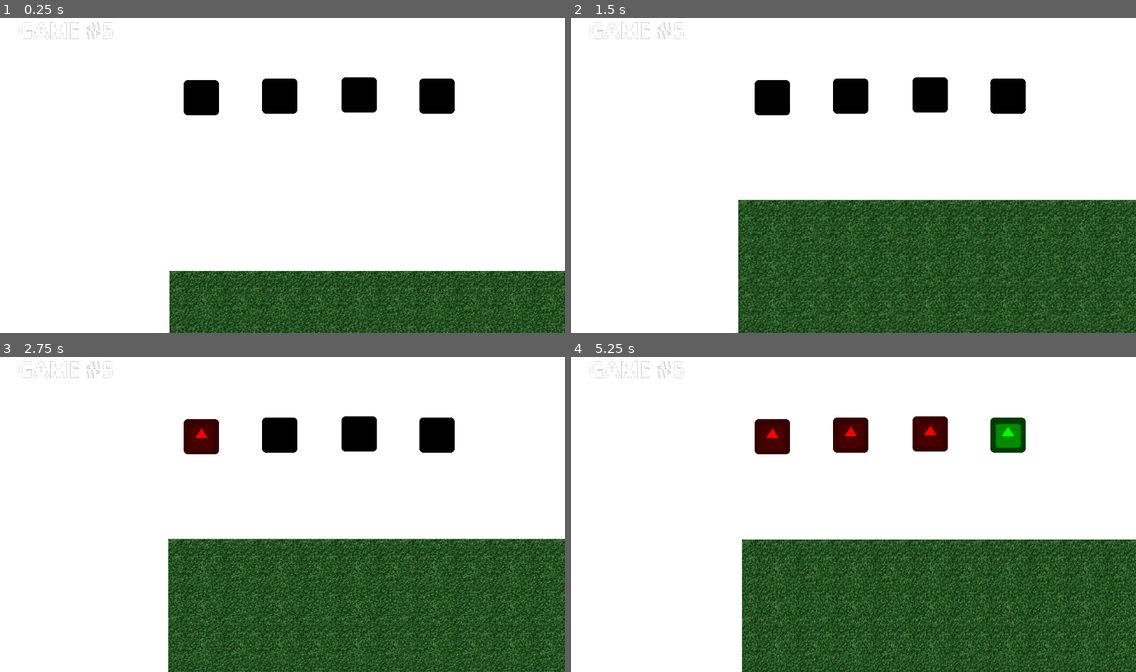
Above: before the commit, frames 1-4 (two rows, left to right).
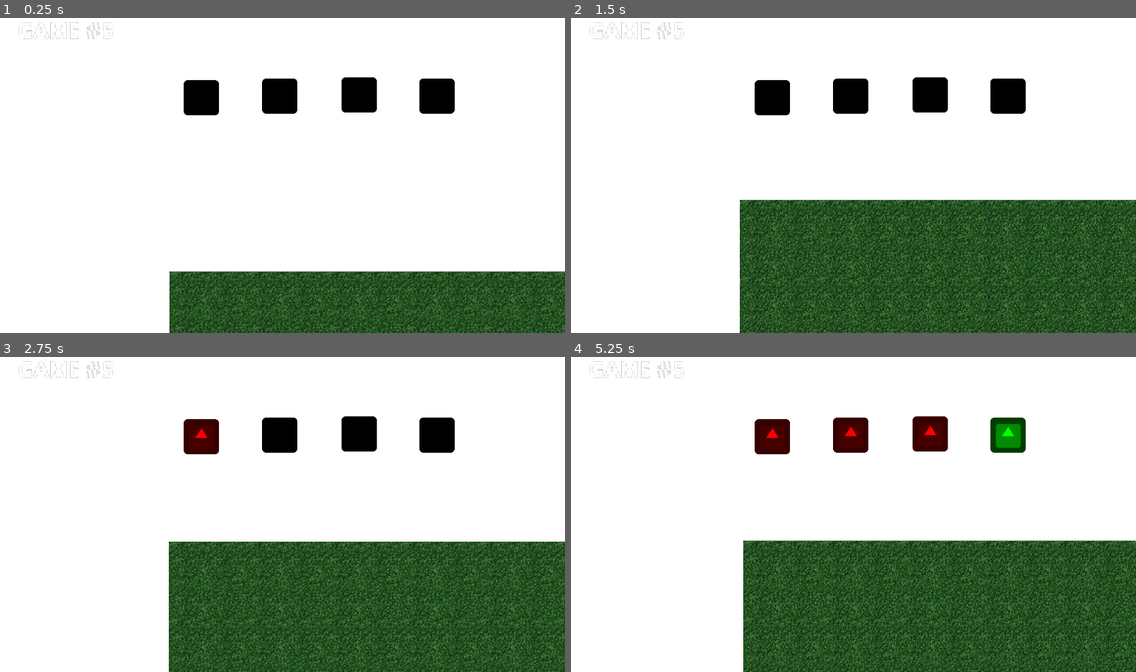
Above: after the commit, the same moments.

Repository: uspgamedev/Blueprint-Blast
Game: Godot game, scene res://test/TestRaceWithAI.tscn
Two runs of this game, one before a commit and one after it. Both use one fixed random seed, a clock stepped at 60 frames per second and the inputs below. This scene is started directly instead of the project's main scene. The engine's default icon, where the game draws it, is replaced by a stand-in: a white triangle on a blue panel in a dark square.
Inputs (mouse positions are in pixels of both pictures, inside the frame that each line leads up to):
- Up to frame 1 (0.25 s): no input
- Up to frame 2 (1.5 s): move the mouse to (751, 121) at 0.52 s; press the mouse at (751, 121) at 0.53 s; hold Right (ui_right) 0.53-1.28 s; move the mouse to (740, 184) at 1.27 s; release the mouse at (740, 184) at 1.28 s; hold A (reverse) from 1.28 s (still down); tap S (rotate_clockwise) at 1.35 s
- Up to frame 3 (2.75 s): move the mouse to (339, 435) at 2.02 s; release A (reverse) at 2.03 s; hold Right (ui_right) from 2.03 s (still down); hold W (rotate_counter_clockwise) from 2.03 s (still down)
- Up to frame 4 (5.25 s): move the mouse to (825, 574) at 2.77 s; release Right (ui_right) at 2.78 s; release W (rotate_counter_clockwise) at 2.78 s; hold D (accelerate) 2.78-3.53 s; tap Space (shoot) at 2.85 s; move the mouse to (1023, 555) at 3.52 s; press the mouse at (1023, 555) at 3.53 s; hold Left (ui_left) 3.53-5.03 s; move the mouse to (684, 457) at 4.27 s; release the mouse at (684, 457) at 4.28 s; tap S (rotate_clockwise) at 4.35 s; move the mouse to (881, 508) at 5.02 s; hold A (reverse) from 5.03 s (still down); hold W (rotate_counter_clockwise) from 5.03 s (still down)

The runs differ from the first frame. In frame 1, 3.1% of the frame differs, in the area x 30-100%, y 80-100%; in frame 2, 9.7%; in frame 3, 11%, in the area x 29-100%, y 57-100%; in frame 4, 10%.

Commit message:
Add terrain difficulty variable to global

Diff:
--- a/project/Global.gd
+++ b/project/Global.gd
@@ -6,6 +6,8 @@
 var car_refs := []
 var winners := []
 var winner_list_gui
+var terrain_difficulty := 1 # 1-10
+
 onready var car_maker : CarMaker = CarMaker.new()
 
 func add_winner(car):
--- a/project/car/BaseCar.gd
+++ b/project/car/BaseCar.gd
@@ -3,7 +3,7 @@
 
 const BULLET_PATH = "res://bullets/Bullet.tscn"
 
-var force = 200
+var force = 300
 var max_velocity = 200
 var acceleration = 100
 var bullet_cooldown = .5
--- a/project/car/PlayerCarWithWheels.tscn
+++ b/project/car/PlayerCarWithWheels.tscn
@@ -10,6 +10,7 @@
 
 [node name="PlayerCar" type="RigidBody2D"]
 collision_mask = 6
+continuous_cd = 1
 script = ExtResource( 1 )
 
 [node name="CollisionShape2D" type="CollisionShape2D" parent="."]
--- a/project/car/WheelWithDull.tscn
+++ b/project/car/WheelWithDull.tscn
@@ -11,6 +11,7 @@
 [node name="SpinningBody" type="RigidBody2D" parent="."]
 position = Vector2( 0.197914, 8.51024 )
 collision_mask = 6
+continuous_cd = 1
 
 [node name="Polygon2D" type="CollisionPolygon2D" parent="SpinningBody"]
 polygon = PoolVector2Array( 0.0561218, -21.3681, -9.41053, -18.9271, -15.7812, -14.283, -18.8176, -10.8893, -21.1992, - …(342 unchanged characters)…
--- a/project/project.godot
+++ b/project/project.godot
@@ -149,7 +149,7 @@
 
 [physics]
 
-2d/default_gravity=300
+2d/default_gravity=250
 
 [rendering]
 
--- a/project/terrain/ProceduralTerrain.gd
+++ b/project/terrain/ProceduralTerrain.gd
@@ -12,6 +12,7 @@
 #		points.append(point)
 #	points.append(Vector2(points[points.size()-1].x, 100))
 #	points.append(Vector2(0, 100))
+	randomize()
 
 	points.append(Vector2(0, 0))
 	points.append(Vector2(950, 0))
@@ -19,16 +20,17 @@
 	var vector = Vector2(1, 0)
 	var bias = 0
 	for x in range(1000, 20000, 50):
-		if x % 400 == 0:
-			bias = (PI/4 + PI/8 * randf()) * (1 - 2 * randi() % 2)
-		var rand = gaussian(bias, PI/30)
+		if x % 1000 == 0:
+			bias = (PI/8 + PI/12 * randf()) * (1 - 2 * (randi() % 2))
+			print("bias: ", bias)
+		var rand = gaussian(bias, PI/(float(130-10*Global.terrain_difficulty) / 3)) # Formula for (1,40)(10,10)
 		vector = vector.rotated(rand)
 		vector *= 100.0/vector.x
 		points.append(Vector2(x, vector.y))
 		vector = Vector2(1, 0)
 
-	for i in range(4, points.size() - 2):
-		points[i] = (points[i-2] + points[i-1] + points[i] + points[i+1] + points[i+2])/5
+	for i in range(2, points.size() - 2):
+		points[i].y = (points[i-2].y + points[i-1].y + points[i].y + points[i+1].y + points[i+2].y)/5
 
 	points.append(Vector2(points[points.size()-1].x, 500))
 	points.append(Vector2(0, 500))
@@ -43,7 +45,6 @@
 	if deviation == 0:
 		return mean
 	while true:
-		randomize()
 		x1 = rand_range(0, 2) - 1
 		x2 = rand_range(0, 2) - 1
 		w = x1*x1 + x2*x2
--- a/project/test/TestRaceWithAI.tscn
+++ b/project/test/TestRaceWithAI.tscn
@@ -24,10 +24,12 @@
 
 [node name="AICar" parent="RaceTrack" instance=ExtResource( 4 )]
 position = Vector2( 457.353, -202.261 )
+continuous_cd = 0
 ai_force = 150
 
 [node name="AICar2" parent="RaceTrack" instance=ExtResource( 4 )]
 position = Vector2( 718.077, -211.549 )
+continuous_cd = 0
 
 [node name="GoalArea2D" parent="RaceTrack" instance=ExtResource( 5 )]
 
